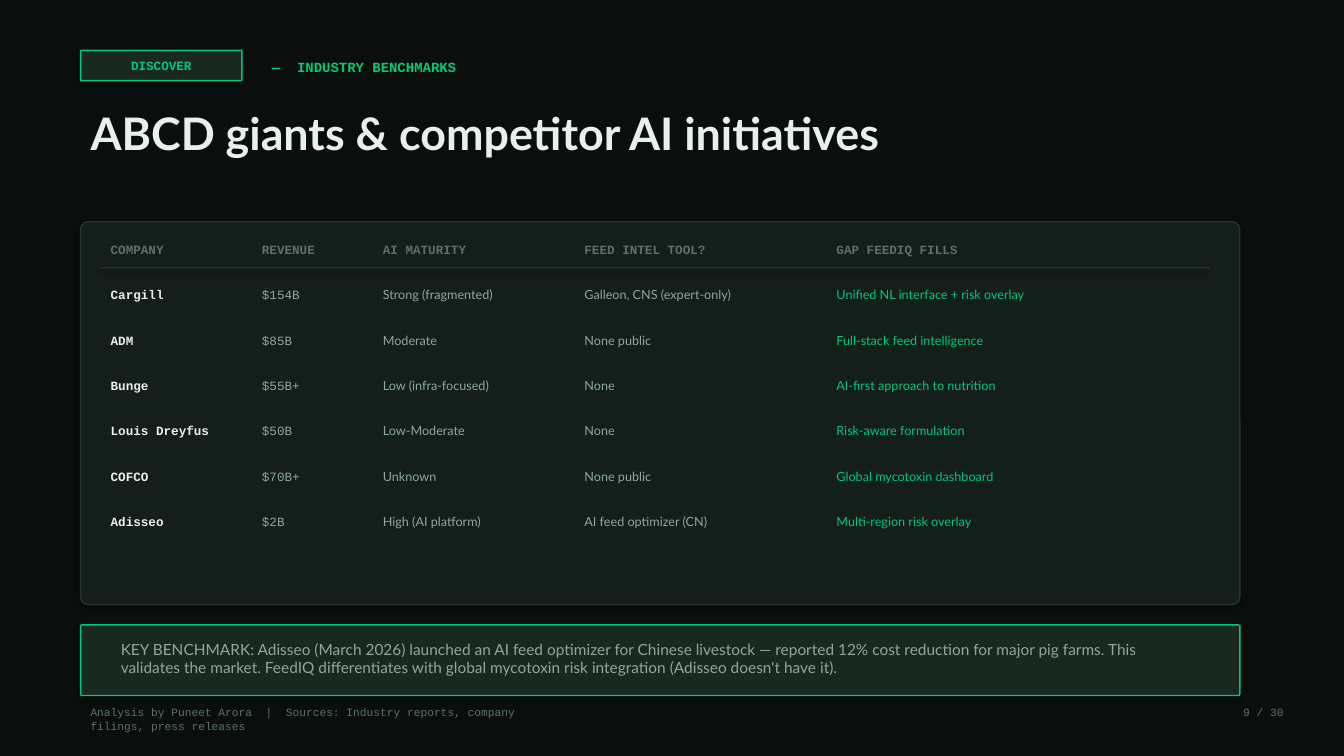
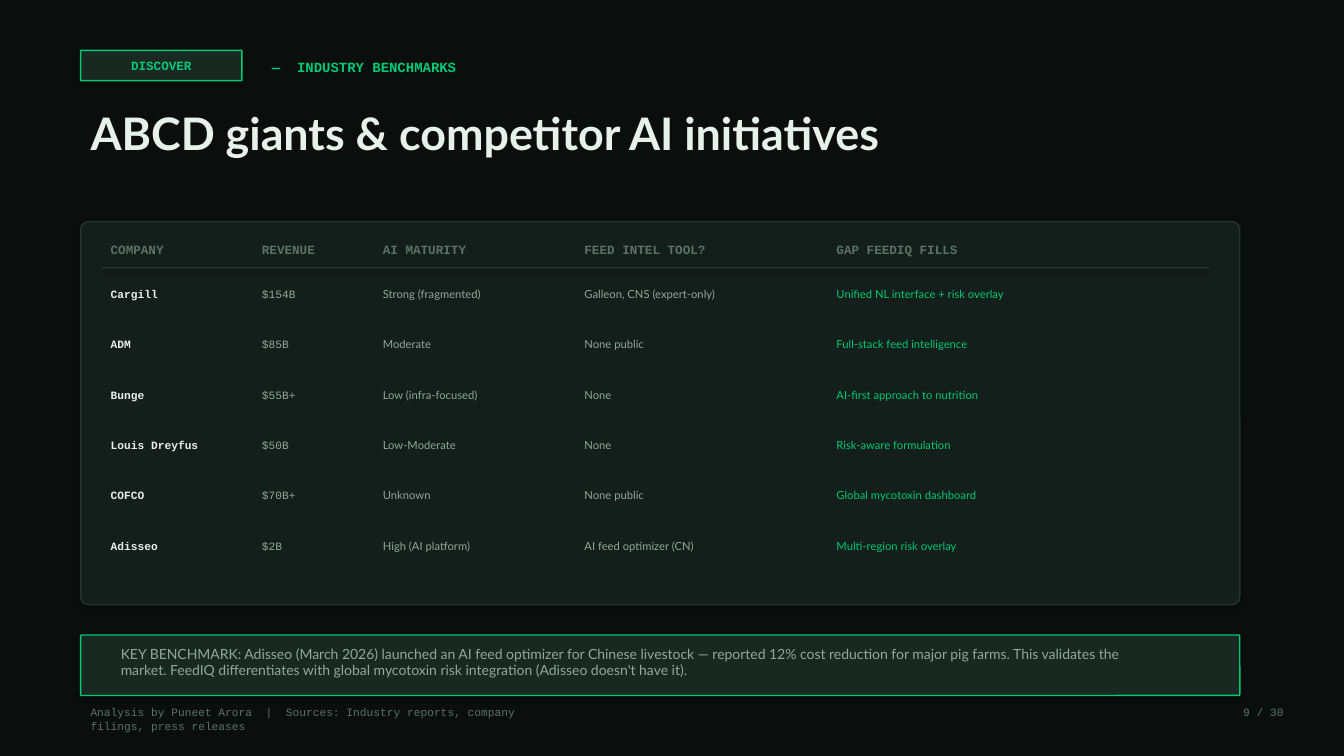
Before and after one commit to puneetindeelhi940/portfolio, a slide deck: slide 9 of FeedIQ-TCT-Case-Study-Puneet-Arora.pptx. Drawn at 1344x756 pixels with LibreOffice and Linux fonts; fonts in the diff are those of the drawing. Boxes give left, top, right and bottom in pixels: in the first picture for what was removed or moved away, otherwise in the second. Text is boxed around its words. In the diff, an @@ line names an element or a change of style, - is before the commit and + after.

```diff
--- a/FeedIQ-TCT-Case-Study-Puneet-Arora.pptx
+++ b/FeedIQ-TCT-Case-Study-Puneet-Arora.pptx
@@ text "Bunge": place and size @@
-text "Bunge" at box(111, 381, 149, 393)
+text "Bunge" at box(111, 391, 145, 402)
@@ text "$55B+": place and size @@
-text "$55B+" at box(262, 381, 300, 391)
+text "$55B+" at box(262, 391, 296, 400)
@@ text "Low (infra-focused)": place and size @@
-text "Low (infra-focused)" at box(383, 380, 489, 392)
+text "Low (infra-focused)" at box(383, 391, 477, 400)
@@ text "None": place and size @@
-text "None" at box(584, 381, 614, 390)
+text "None" at box(584, 391, 611, 399)
@@ text "AI-first approach to nutrition": place and size @@
-text "AI-first approach to nutrition" at box(836, 380, 995, 392)
+text "AI-first approach to nutrition" at box(836, 391, 978, 401)
@@ text "Louis Dreyfus": place and size @@
-text "Louis Dreyfus" at box(111, 426, 209, 438)
+text "Louis Dreyfus" at box(111, 441, 198, 452)
@@ text "$50B": place and size @@
-text "$50B" at box(262, 426, 292, 436)
+text "$50B" at box(262, 441, 289, 450)
@@ text "Low-Moderate": place and size @@
-text "Low-Moderate" at box(383, 426, 465, 435)
+text "Low-Moderate" at box(383, 441, 456, 449)
@@ text "None": place and size @@
-text "None" at box(584, 426, 614, 435)
+text "None" at box(584, 441, 611, 449)
@@ text "Risk-aware formulation": place and size @@
-text "Risk-aware formulation" at box(836, 425, 964, 435)
+text "Risk-aware formulation" at box(836, 441, 950, 449)
@@ text "COFCO": place and size @@
-text "COFCO" at box(111, 472, 149, 481)
+text "COFCO" at box(111, 492, 145, 499)
@@ text "$70B+": place and size @@
-text "$70B+" at box(262, 472, 300, 482)
+text "$70B+" at box(262, 492, 296, 500)
@@ text "Unknown": place and size @@
-text "Unknown" at box(383, 472, 437, 481)
+text "Unknown" at box(383, 491, 431, 499)
@@ text "None public": place and size @@
-text "None public" at box(584, 471, 651, 483)
+text "None public" at box(584, 491, 644, 501)
@@ text "Global mycotoxin dashboard": place and size @@
-text "Global mycotoxin dashboard" at box(836, 471, 994, 483)
+text "Global mycotoxin dashboard" at box(836, 491, 976, 501)
@@ text "Adisseo": place and size @@
-text "Adisseo" at box(111, 517, 164, 526)
+text "Adisseo" at box(111, 542, 158, 550)
@@ size 9 to 8 pt in 30 elements at box(836, 290, 1004, 300), box(584, 289, 715, 300), box(383, 289, 481, 300), box(111, 290, 158, 301), box(262, 290, 296, 299), box(836, 340, 967, 350), box(584, 340, 644, 350), box(383, 340, 431, 348), box(111, 340, 131, 348), box(262, 340, 289, 349), box(836, 391, 978, 401), box(584, 391, 611, 399), box(383, 391, 477, 400), box(111, 391, 145, 402), box(262, 391, 296, 400), box(836, 441, 950, 449), box(584, 441, 611, 449), box(383, 441, 456, 449), box(111, 441, 198, 452), box(262, 441, 289, 450), box(836, 491, 976, 501), box(584, 491, 644, 501), box(383, 491, 431, 499), box(111, 492, 145, 499), box(262, 492, 296, 500), box(836, 542, 957, 552), box(584, 541, 694, 552), box(383, 541, 470, 552), box(111, 542, 158, 550), box(262, 542, 282, 551) @@
@@ text "$2B": place and size @@
-text "$2B" at box(262, 517, 285, 527)
+text "$2B" at box(262, 542, 282, 551)
@@ text "High (AI platform)": place and size @@
-text "High (AI platform)" at box(383, 516, 481, 528)
+text "High (AI platform)" at box(383, 541, 470, 552)
@@ text "AI feed optimizer (CN)": place and size @@
-text "AI feed optimizer (CN)" at box(584, 516, 708, 528)
+text "AI feed optimizer (CN)" at box(584, 541, 694, 552)
@@ text "Multi-region risk overlay": place and size @@
-text "Multi-region risk overlay" at box(836, 516, 971, 529)
+text "Multi-region risk overlay" at box(836, 542, 957, 552)
@@ rounded rectangle: place and size @@
-rounded rectangle at box(81, 625, 1240, 696)
+rounded rectangle at box(81, 635, 1240, 696)
@@ text "KEY BENCHMARK: Adisseo (March 2026) ..." at box(121, 648, 1119, 678): size 11 to 10 pt @@
```
Also in this commit, not shown: 24 other slides changed, 1 other file.
